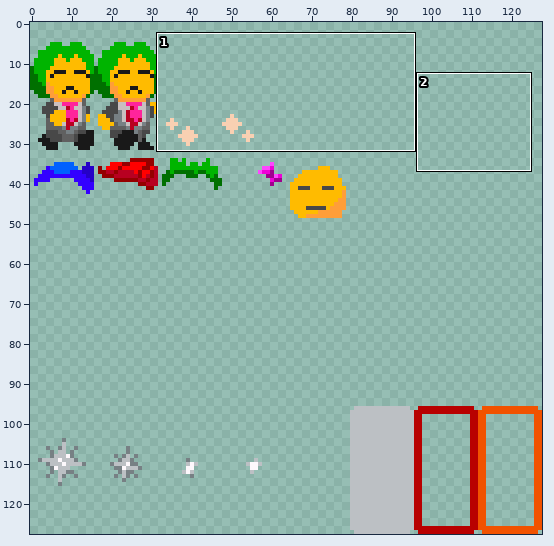
Sprite sheet -- asset/spriteSheet.png. The picture above shows the old version from afar; the outline marks the close-up.
Close-up. First the earlier version:
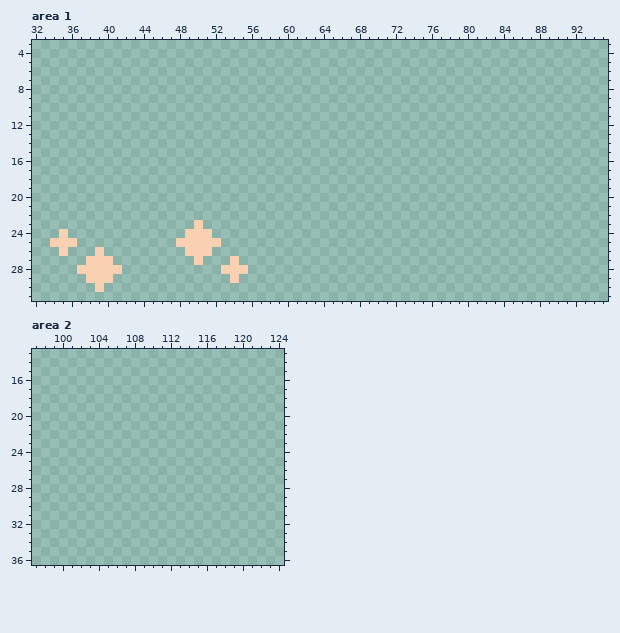
The file is 128x128 pixels. Shown: area 1: x 32..95, y 3..31; area 2: x 97..124, y 13..36.
After:
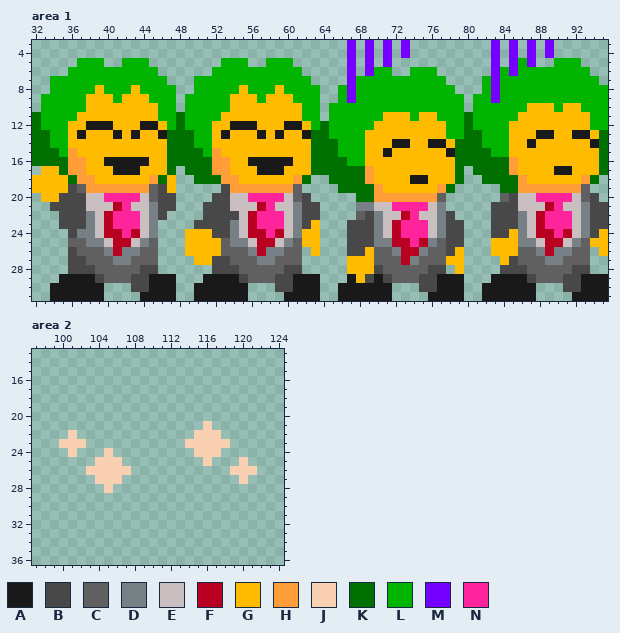
Palette (. is transparent): A #191919  B #484848  C #606060  D #778084  E #c9bfc0  F #b80021  G #ffbb00  H #ff9e39  J #f9d0b2  K #007000  L #00b400  M #7600ff  N #ff249b
Message: Mildly cuter player animations
The edit:
--- area 1
@@ x 32..95 @@
- 3 ................................................................
- 4 ................................................................
- 5 ................................................................
- 6 ................................................................
- 7 ................................................................
- 8 ................................................................
- 9 ................................................................
-10 ................................................................
-11 ................................................................
-12 ................................................................
-13 ................................................................
-14 ................................................................
-15 ................................................................
-16 ................................................................
-17 ................................................................
-18 ................................................................
-19 ................................................................
-20 ................................................................
-21 ................................................................
-22 ................................................................
-23 ..................J.............................................
-24 ...J.............JJJ............................................
-25 ..JJJ...........JJJJJ...........................................
-26 ...J...J.........JJJ............................................
-27 ......JJJ.........J...J.........................................
-28 .....JJJJJ...........JJJ........................................
-29 ......JJJ.............J.........................................
-30 .......J........................................................
-31 ................................................................
+ 3 ...................................M.M.M.M.........M.M.M.M......
+ 4 ...................................M.M.M.M.........M.M.M.M......
+ 5 .....LLL..LLL........LLL..LLL......M.M.M...........M.MLM..LLL...
+ 6 ....LLLLLLLLLL......LLLLLLLLLL.....M.MLL..LLL......MLMLLLLLLLL..
+ 7 ..LLLLLLLLLLLLL...LLLLLLLLLLLLL....MLLLLLLLLLL....LMLLLLLLLLLLL.
+ 8 ..LLLLLGLLLGLLLL..LLLLLGLLLGLLLL..LMLLLLLLLLLLL...LMLLLLLLLLLLLL
+ 9 .LLLLLGGGLGGGLLL.LLLLLGGGLGGGLLL..LMLLLLLLLLLLLL.LLMLLLLLLLLLLLL
+10 .LLLLLGGGGGGGGLL.LLLLLGGGGGGGGLL.LLLLLLLLLLLLLLL.LLLLLLGGGLGGLLL
+11 KLLLLGGGGGGGGGLLKLLLLGGGGGGGGGLL.LLLLLLGGGLGGLLLKLLLLLGGGGGGGGLL
+12 KLLLGGAAAGGGAAGLKLLLGGAAAGGGAAGLKLLLLLGGGGGGGGLLKLLLLGGGGGGGGGLL
+13 KKLLGAGGGAGAGGAKKKLLGAGGGAGAGGAKKLLLLGGGGGGGGGLLKKLLLGGGAAGGAAGK
+14 KKLLGGGGGGGGGGGKKKLLGGGGGGGGGGGKKKLLLGGGAAGGAAGKKKLLLGGAGGGGGGAK
+15 KKKLHGGGGGGGGGGKKKKLHGGGGGGGGGGKKKLLLGGAGGGGGGAKKKKLLGGGGGGGGGGK
+16 KKKKHHGGAAAAAGGKKKKKHHGGAAAAAGGKKKKLLGGGGGGGGGGKKKKKKHGGGGGGGGGK
+17 .GGKHHGGGAAAGGGK.KKKHHGGGAAAGGGKKKKKKHGGGGGGGGGK.KKKKHGGGGAAGGGK
+18 GGGGKHHGGGGGGHKG..KKKHHGGGGGGHK..KKKKHGGGGAAGGGK..KKKKHGGGGGGHK.
+19 GGGGBCHHHHHHHCBG.....BHHHHHHHC....KKKKHGGGGGGHK.....KKHHHHHHHC..
+20 .GGBBBEENNNNECBB....BBEENNNNECB.....KKHHHHHHHC......CBEENNNNECB.
+21 ..BBBBEEEFNEEDBB...BBBEEEFNEEDBB....DDEENNNNED.....BBBEEEFNEEDBB
+22 ...BBBDEFNNNEDB....BBBBEFNNNEDBB....CBDEEFNEEDB....BBBDEFNNNEDBB
+23 ...BBBDEFNNNED....BBBBDEFNNNEDBG...BBBDEFNNNEDBB...BBBDEFNNNEDBB
+24 ....BDDEFFNFED...GGGBBDEFFNFEDGG...BBBDEFNNNEDBB...BBGDEFFNFEDBG
+25 ....CCDDEFFEDC...GGGGCDDEFFEDCGG...BBBDDFFNFDCBB...GGGDDEFFEDCGG
+26 ....BCCCDFDDCC...GGGGCCCDFDDCC.G...BBGCCDFFDCCBG...GGGCCDFDDCC.G
+27 ....BBCCCDDCCC....GGBBCCCDDCCC.....GGGCCCFDCCCGG....GBCCCDDCCC..
+28 ....BBBCCCCCBB......BBBCCCCCBB.....GGGBCCCCCBB.G....BBBCCCCCBB..
+29 ...AAAABCCCBBAAA...AAAABCCCBBAAA...AGBABCCCBBAAA...AAAABCCCBBAAA
+30 ..AAAAAA...BBAAA..AAAAAA...BBAAA..AAAAAA...BBAAA..AAAAAA...BBAAA
+31 ..AAAAAA....AAAA..AAAAAA....AAAA..AAAAAA....AAAA..AAAAAA....AAAA
--- area 2
@@ x 97..124 @@
 20 ............................
-21 ............................
-22 ............................
-23 ............................
-24 ............................
-25 ............................
-26 ............................
-27 ............................
-28 ............................
+21 ...................J........
+22 ....J.............JJJ.......
+23 ...JJJ...........JJJJJ......
+24 ....J...J.........JJJ.......
+25 .......JJJ.........J...J....
+26 ......JJJJJ...........JJJ...
+27 .......JJJ.............J....
+28 ........J...................
 29 ............................
Changed places in both close-ups, as pixel boxes (x1, y1, x2, y2):
changed: (32, 40, 608, 301)
added: (185, 421, 257, 484)
added: (59, 430, 131, 493)
